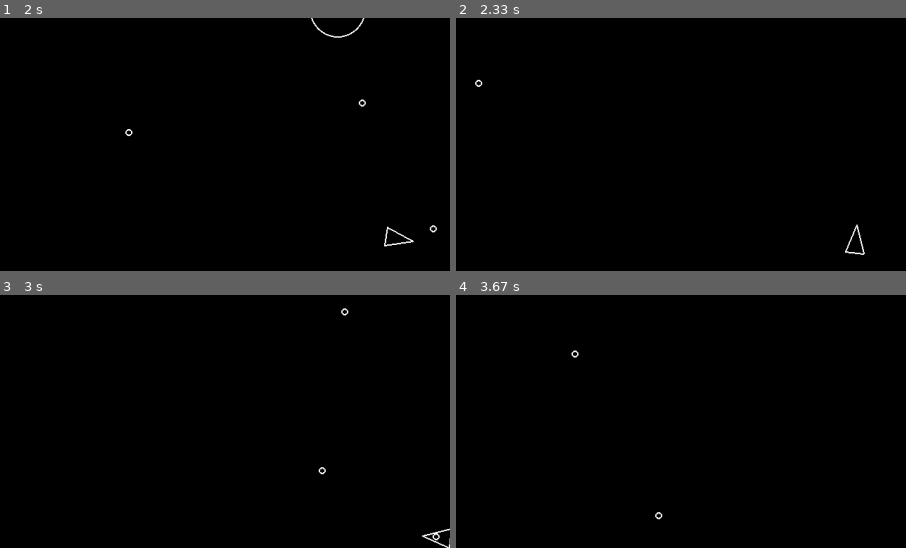
Above: before the commit, frames 1-4 (two rows, left to right).
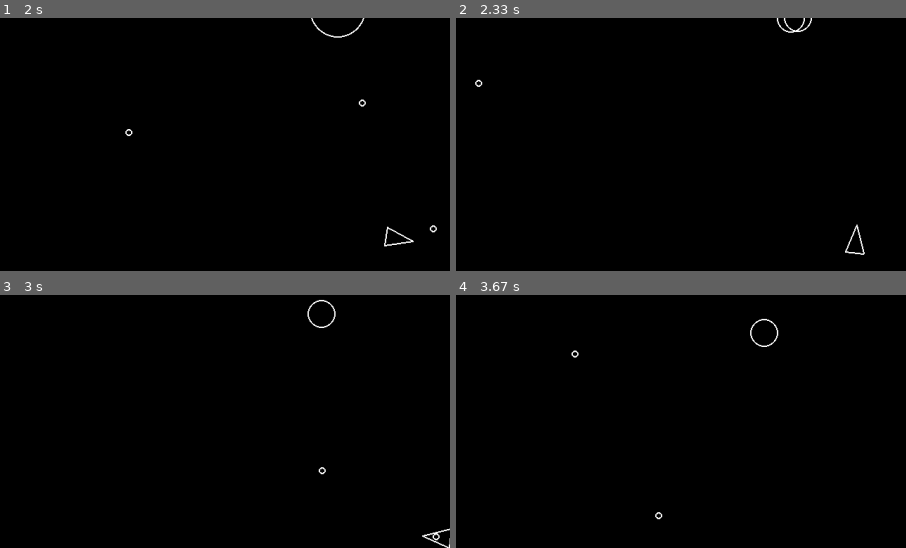
Above: after the commit, the same moments.

Repository: BrayDev-Backend/pygame-asteroids
Game: pygame game, started from main.py
The game is run twice, just before and just after one commit, with the same random seed, the same clock (stepped at 60 frames per second) and the same inputs.
Inputs:
- Up to frame 1 (2 s): tap Space at 0.33, 0.73, 1.03, 1.23, 1.57, 1.87 s; hold D 0.67-1.13 s; hold W 1.17-1.47 s; hold D 1.5-1.97 s
- Up to frame 2 (2.33 s): hold A from 2 s (still down); tap Space at 2.07 s
- Up to frame 3 (3 s): tap Space at 2.37, 2.63, 2.97 s; release A at 2.53 s; hold S 2.57-2.87 s; hold A from 2.9 s (still down)
- Up to frame 4 (3.67 s): tap Space at 3.27, 3.4 s; release A at 3.3 s; hold W from 3.33 s (still down)
The pictures show only the part of the screen within x 3-53%, y 0-50%; the shares and areas given below are measured in that part.

Frame 1 is identical in both runs. In frame 2, 0.1% of the frame differs, in the area x 71-80%, y 0-6%; in frame 3, 0.2%, in the area x 68-78%, y 1-14%; in frame 4, 0.2%.

Commit message:
fate: finish the game know the asteroids crash and split!

Diff:
--- a/asteroid.py
+++ b/asteroid.py
@@ -1,6 +1,8 @@
 from circleshape import CircleShape
-from constants import LINE_WIDTH
+from constants import LINE_WIDTH, ASTEROID_MIN_RADIUS
 import pygame
+from logger import log_event
+import random
 
 
 class Asteroid(CircleShape):
@@ -12,3 +14,19 @@
 
     def update(self, dt):
         self.position += self.velocity * dt
+
+    def split(self):
+        self.kill()
+
+        if self.radius <= ASTEROID_MIN_RADIUS:
+            return
+
+        log_event("asteroid_split")
+        ranodm_angle = random.uniform(20, 50)
+        first_vector_change = self.velocity.rotate(ranodm_angle)
+        second_vector_change = self.velocity.rotate(-ranodm_angle)
+        self.radius = self.radius - ASTEROID_MIN_RADIUS
+        asteroid1 = Asteroid(self.position, self.position, self.radius)
+        asteroid2 = Asteroid(self.position, self.position, self.radius)
+        asteroid1.velocity = first_vector_change * 1.2
+        asteroid2.velocity = second_vector_change * 1.2
--- a/main.py
+++ b/main.py
@@ -44,7 +44,7 @@
             for shot in shots:
                 if asteroid.collides_with(shot):
                     log_event("asteroid_shot")
-                    asteroid.kill()
+                    asteroid.split()
                     shot.kill()
         pygame.display.flip()
     # print(f"Starting Asteroids with pygame version: {pygame.version.ver}")
